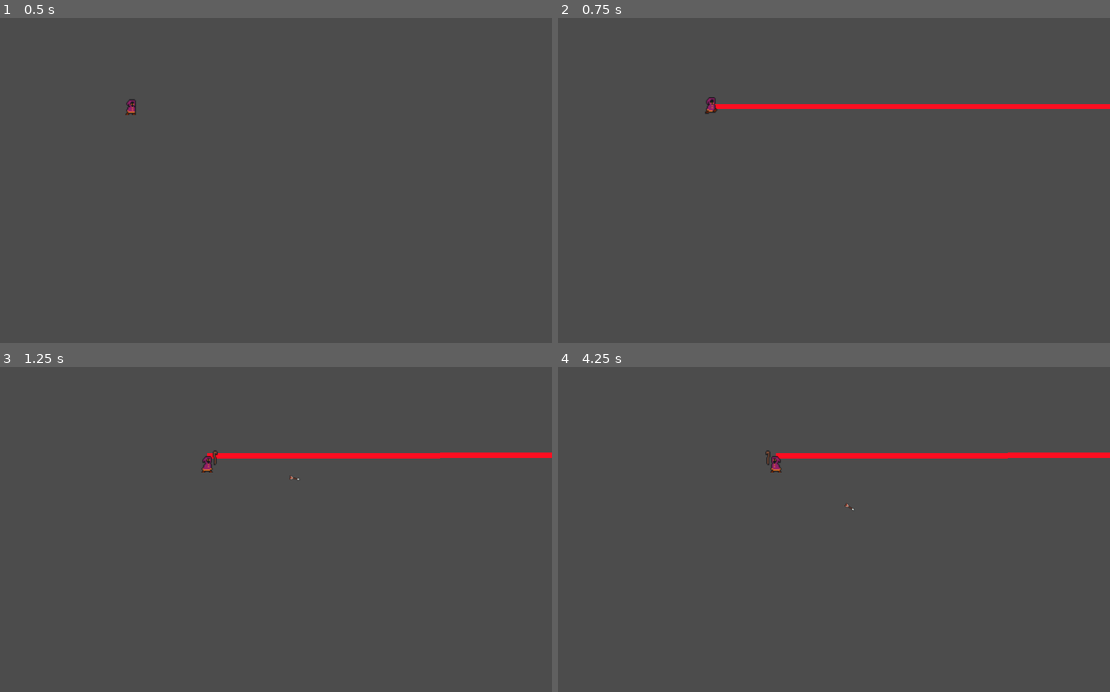
Above: before the commit, frames 1-4 (two rows, left to right).
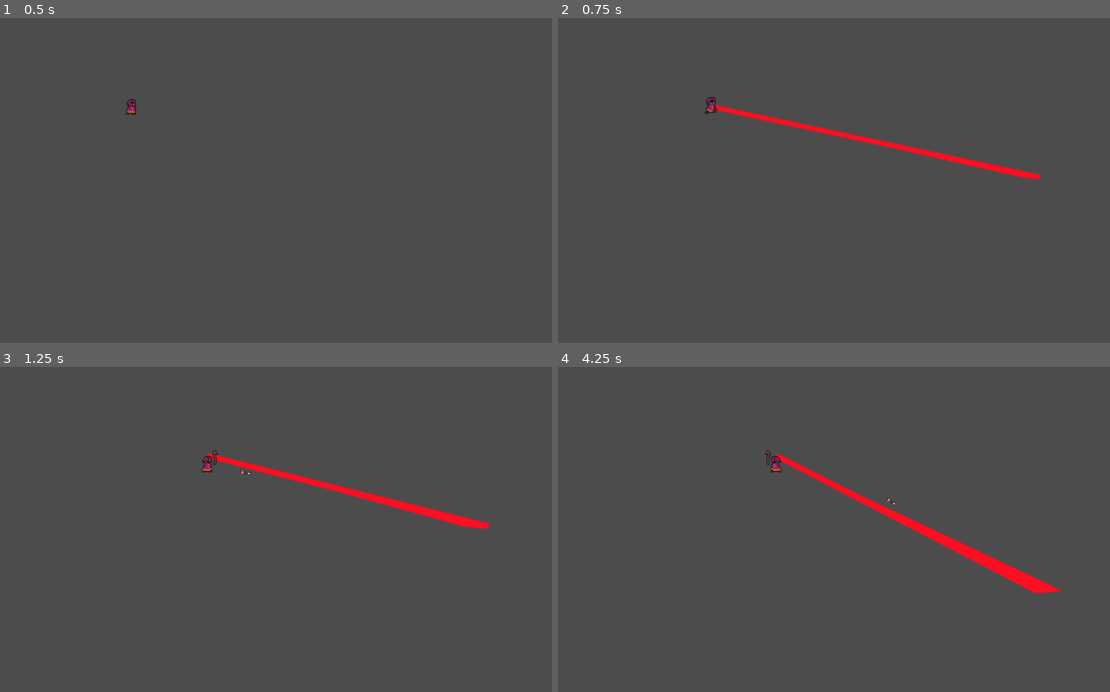
Above: after the commit, the same moments.

Repository: ohchaseoh/TheProtagonist
Game: Godot game, scene res://PlayerTester.tscn
Two runs of this game, one before a commit and one after it. Both use one fixed random seed, a clock stepped at 60 frames per second and the inputs below. The project has no main scene, so this scene is started directly.
Inputs (mouse positions are in pixels of both pictures, inside the frame that each line leads up to):
- Up to frame 1 (0.5 s): no input
- Up to frame 2 (0.75 s): tap Enter at 0.5 s; move the mouse to (955, 164) at 0.52 s; hold D (move_right) from 0.53 s (still down); hold L (laser) from 0.53 s (still down)
- Up to frame 3 (1.25 s): keep holding D (move_right); keep holding L (laser); click (397, 513) at 0.8 s
- Up to frame 4 (4.25 s): move the mouse to (718, 545) at 1.27 s; release D (move_right) at 1.28 s; release L (laser) at 1.28 s; hold S (move_down) 1.28-2.03 s; click (718, 545) at 1.35 s; tap L (laser) at 1.55, 3.05 s; move the mouse to (889, 458) at 2.02 s; hold D (move_right) 2.03-2.78 s; hold L (laser) 2.03-2.78 s; click (889, 458) at 2.3 s; move the mouse to (806, 594) at 2.77 s; hold W (move_up) 2.78-3.53 s; click (806, 594) at 2.85 s; move the mouse to (999, 578) at 3.52 s; hold A (move_left) from 3.53 s (still down); hold L (laser) from 3.53 s (still down); click (999, 578) at 3.8 s

Frame 1 is identical in both runs. In frame 2, 2.1% of the frame differs, in the area x 28-100%, y 26-50%; in frame 3, 2.2%; in frame 4, 2.6%, in the area x 39-100%, y 26-70%.

Commit message:
laser aiming

Diff:
--- a/Bullet.gd
+++ b/Bullet.gd
@@ -4,17 +4,22 @@
 var shoot = false
 var speed = 400.0
 onready var target = position
+var onStart = true
 
+onready var start = position
 
 # Called when the node enters the scene tree for the first time.
 func _ready():
-	pass
-	#set_as_toplevel(true)
+
+	set_as_toplevel(true)
 
 
 
 func _physics_process(delta):
 	if shoot:
+		if onStart:
+			self.position = start
+			onStart = false
 		move_and_collide(target * speed * delta)
 
 
--- a/Player.gd
+++ b/Player.gd
@@ -59,10 +59,13 @@
 	if Input.is_action_pressed("laser"):
 		var l = laser.instance()
 		$CollisionShape2D.add_child(l)
+		l.player_position = self.get_global_position()
+
+		#l.cast_to() = target * 100.0
 		#l.rotation = position.angle_to_point(target) + 2.70
 		l.is_casting = true
 		yield(get_tree().create_timer(0.25), "timeout")
-		l.disappear()
+		l.queue_free()
 		l.is_casting = false
 
 
@@ -76,6 +79,7 @@
 		$CollisionShape2D.add_child(b)
 
 		attacking = true
+		b.start = self.get_global_position()
 
 		b.target = position.direction_to(target)
 		b.rotation = position.angle_to_point(target)
--- a/laser.gd
+++ b/laser.gd
@@ -4,7 +4,7 @@
 # Declare member variables here. Examples:
 # var a = 2
 # var b = "text"
-
+onready var player_position = position
 var is_casting := false setget set_is_casting
 # Called when the node enters the scene tree for the first time.
 func _ready() -> void:
@@ -19,6 +19,8 @@
 #
 
 func _physics_process(delta: float) -> void:
+	cast_to = get_global_mouse_position() - player_position
+
 	var cast_point := cast_to
 	force_raycast_update()
 	if is_colliding():
